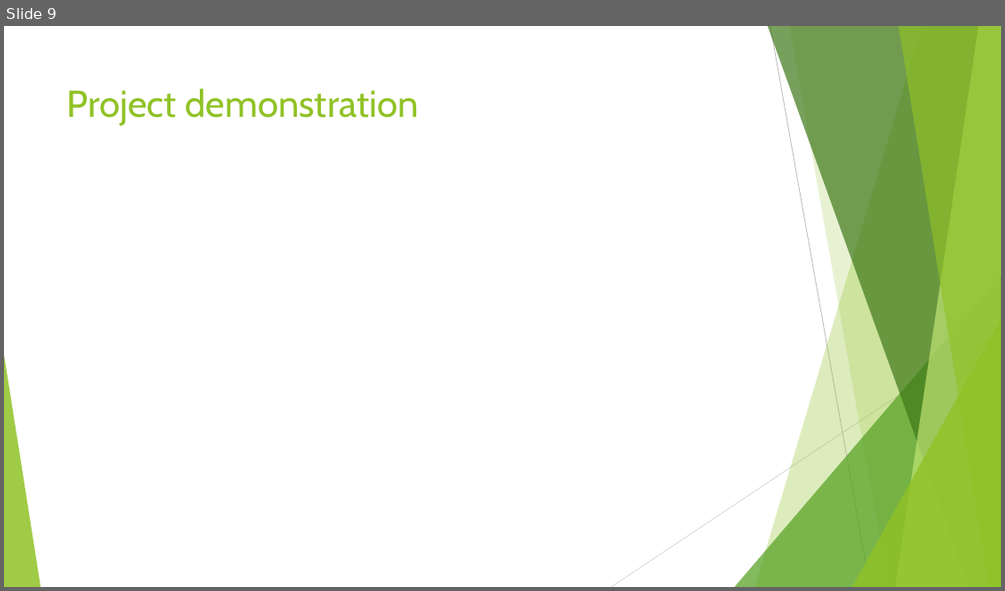
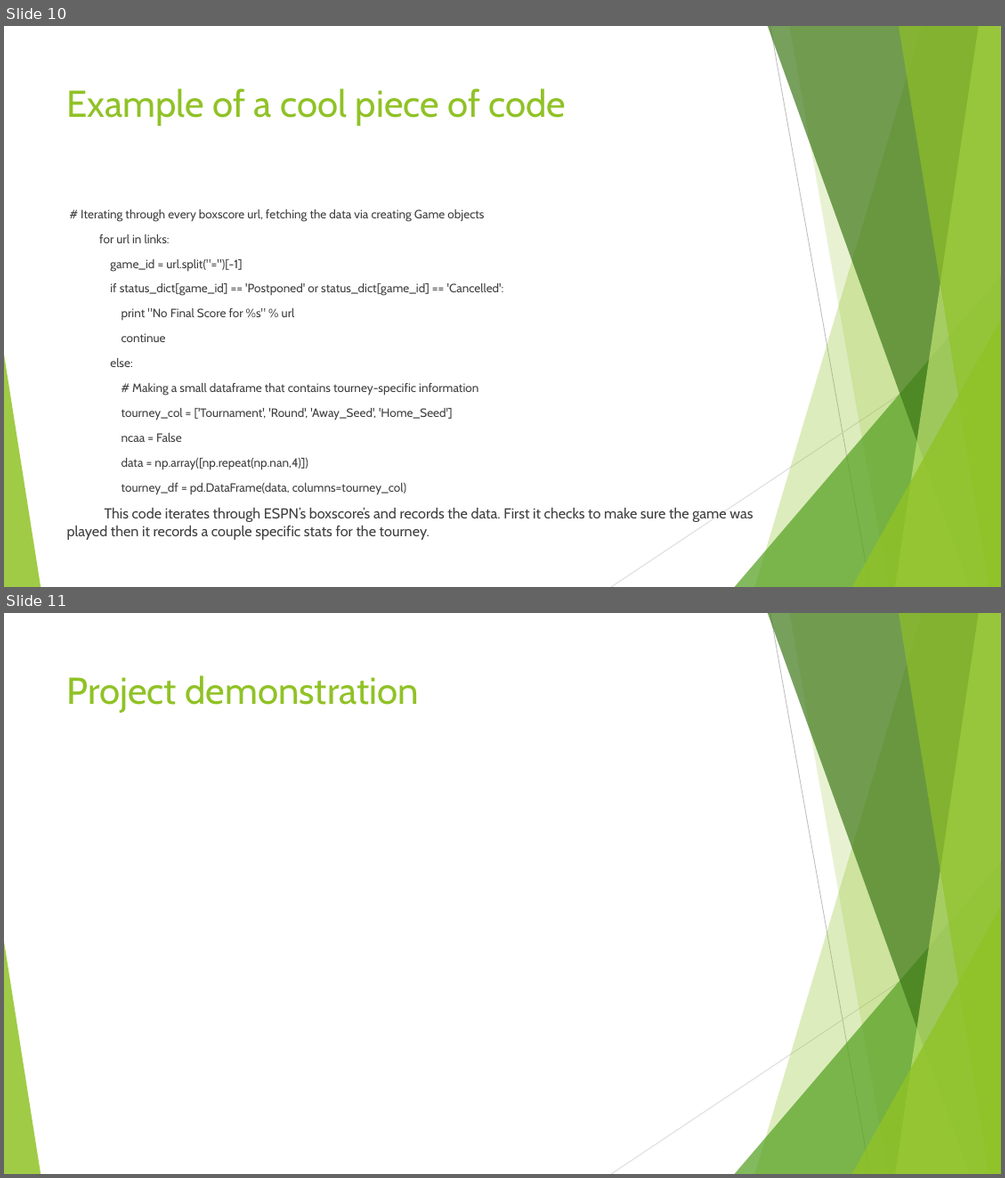
Before and after one commit to AlexDCraig/senior-capstone-project, a slide deck: SpringTermProgressReport/SpringProgressReportSlides.pptx. Shown one above the other, each under a label of ours: slide 9 before the commit, slides 10 and 11 after it. The pictures are 1005x591 and 1005x1178 pixels, drawn with LibreOffice and Linux fonts; fonts in the diff are those of the drawing. Boxes give left, top, right and bottom in pixels: in the first picture for what was removed or moved away, otherwise in the second. Text is boxed around its words. In the diff, an @@ line names an element or a change of style, - is before the commit and + after.

```diff
--- a/SpringTermProgressReport/SpringProgressReportSlides.pptx
+++ b/SpringTermProgressReport/SpringProgressReportSlides.pptx
@@ slide 10 added at [4, 26, 1001, 587], background #FFFFFF; not listed: 10 template elements that a slide beside it also shows @@
@@ title added at [67, 88, 566, 126], 36 pt, text #90C226 @@
+Example of a cool piece of code
@@ text added at [67, 209, 752, 540], 11.6 pt, text #404040 @@
+# Iterating through every boxscore url, fetching the data via creating Game objects
+for url in links:
+game_id = url.split("=")[-1]
+if status_dict[game_id] == 'Postponed' or status_dict[game_id] == 'Cancelled':
+print "No Final Score for %s" % url
+continue
+else:
+# Making a small dataframe that contains tourney-specific information
+tourney_col = ['Tournament', 'Round', 'Away_Seed', 'Home_Seed']
+ncaa = False
+data = np.array([np.repeat(np.nan,4)])
+tourney_df = pd.DataFrame(data, columns=tourney_col)
+This code iterates through ESPN’s boxscore’s and records the data. First it checks to make sure the game was played then it records a couple specific stats for the tourney.
@@ what was slide 9 is now slide 11 @@
```
Also in this commit, not shown: 1 slide changed, 2 other slides added.
